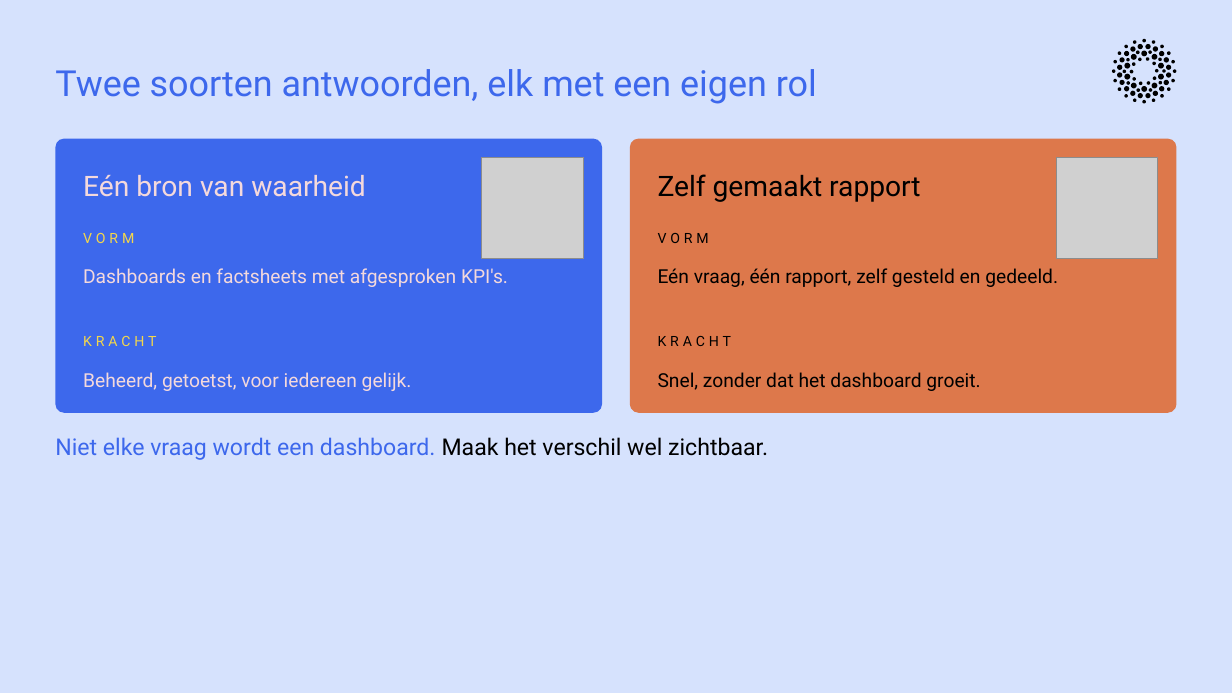
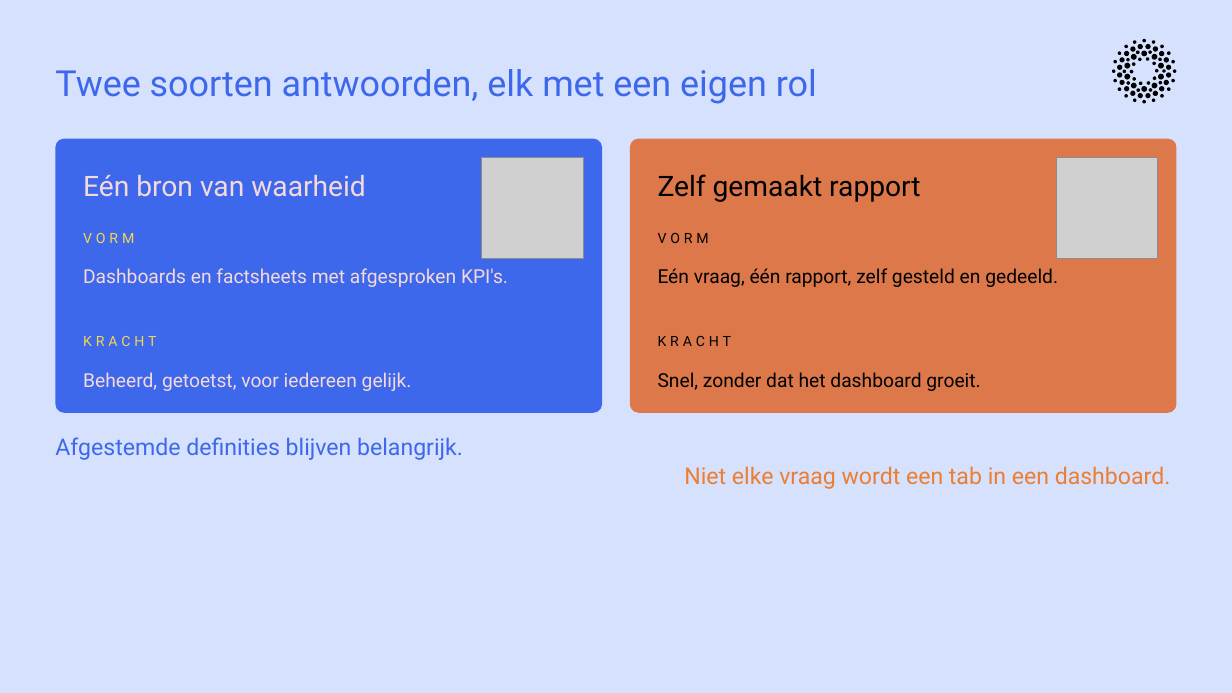
Before and after one commit to cedanl/clidev-presentaties, a slide deck: slide 21 of exports/261029_dair_onderwijsdata/261029_dair_onderwijsdata.pptx (slide 20 before the commit). Drawn at 1232x693 pixels with LibreOffice and Linux fonts; fonts in the diff are those of the drawing; grey boxes stand for pictures. Boxes give left, top, right and bottom in pixels: in the first picture for what was removed or moved away, otherwise in the second. Text is boxed around its words. In the diff, an @@ line names an element or a change of style, - is before the commit and + after.

```diff
--- a/exports/261029_dair_onderwijsdata/261029_dair_onderwijsdata.pptx
+++ b/exports/261029_dair_onderwijsdata/261029_dair_onderwijsdata.pptx
@@ text at (55, 437, 1171, 489): text changed; text colour #3D68EC to #ED7D31 @@
-Niet elke vraag wordt een dashboard. Maak het verschil wel zichtbaar.
+Afgestemde definities blijven belangrijk.
+Niet elke vraag wordt een tab in een dashboard.
```
Also in this commit, not shown: 15 other slides changed, 4 slides added, 4 slides removed, 2 other files.
